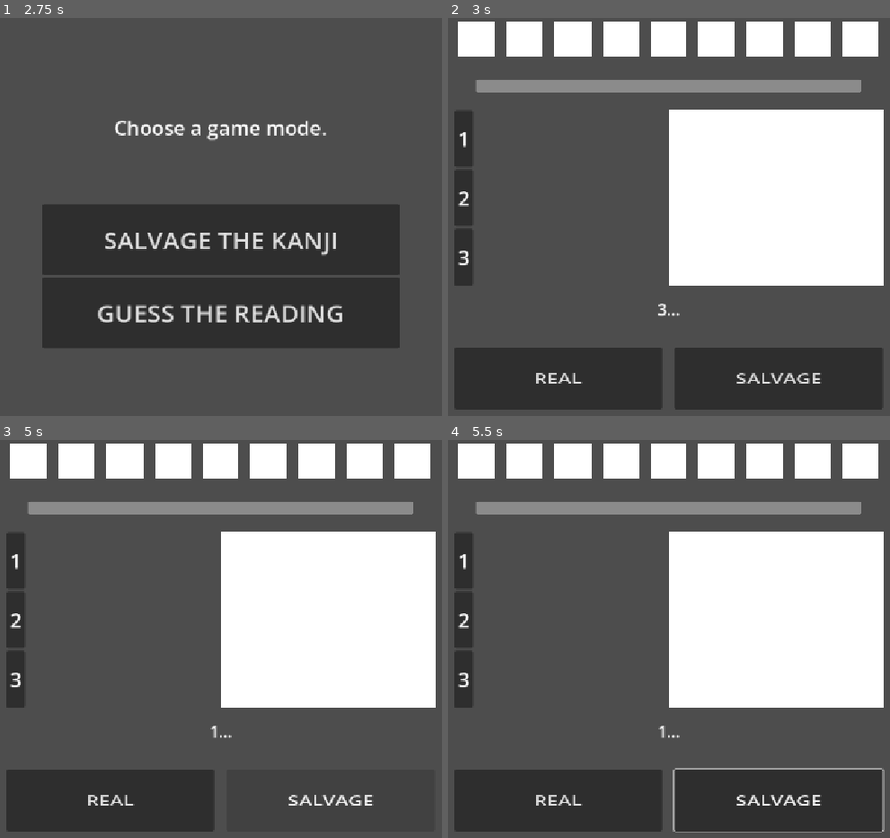
Above: before the commit, frames 1-4 (two rows, left to right).
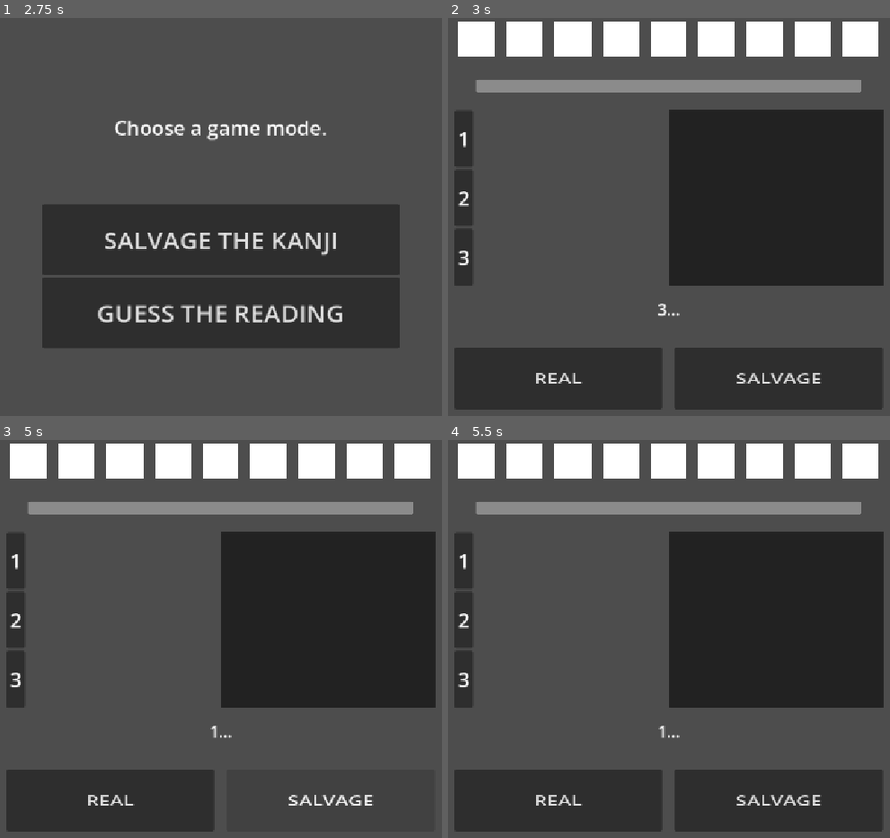
Above: after the commit, the same moments.

Repository: LeYohan-rgb/salvage_the_kanji
Game: Godot game, scene res://Scenes/initial_screen.tscn
Two runs of this game, one before a commit and one after it. Both use one fixed random seed, a clock stepped at 60 frames per second and the inputs below.
Inputs (mouse positions are in pixels of both pictures, inside the frame that each line leads up to):
- Up to frame 1 (2.75 s): click "PLAY" at 0.5 s; click "PLAY" at 1.25 s; click "PLAY" at 2 s
- Up to frame 2 (3 s): click "SALVAGE THE KANJI" at 2.75 s
- Up to frame 3 (5 s): click "REAL" at 3.5 s; click "SALVAGE" at 4.25 s
- Up to frame 4 (5.5 s): tap Enter at 5 s; move the mouse to (828, 623) at 5.02 s; hold Right from 5.03 s (still down); tap Alt at 5.1 s; click (828, 623) at 5.17 s

Frame 1 is identical in both runs. In frame 2, 21% of the frame differs, in the area x 50-99%, y 23-68%; in frame 3, 21%; in frame 4, 22%, in the area x 50-99%, y 23-99%.

Commit message:
Added kanji loop game feature

Diff:
--- a/Scenes/salvage_arena.tscn
+++ b/Scenes/salvage_arena.tscn
@@ -601,6 +601,17 @@
 anchor_bottom = 1.0
 grow_horizontal = 2
 grow_vertical = 2
+color = Color(0.15127608, 0.15127608, 0.15127608, 1)
+
+[node name="kanji_box_btn" type="Button" parent="main_container/center_container/kanji_container/kanji_box_container" unique_id=472142869]
+layout_mode = 1
+anchors_preset = 15
+anchor_right = 1.0
+anchor_bottom = 1.0
+grow_horizontal = 2
+grow_vertical = 2
+theme_override_font_sizes/font_size = 48
+disabled = true
 
 [node name="message_container" type="Control" parent="main_container/center_container" unique_id=195211423]
 layout_mode = 2
@@ -645,3 +656,5 @@
 [node name="Control3" type="Control" parent="main_container" unique_id=1103943657]
 layout_mode = 2
 size_flags_horizontal = 3
+
+[connection signal="timeout" from="timers/kanji_timer" to="." method="_on_kanji_timer_timeout"]
--- a/Scripts/salvage_arena.gd
+++ b/Scripts/salvage_arena.gd
@@ -9,11 +9,14 @@
 @onready var radical_slot_1 = $main_container/center_container/kanji_container/radical_list_container/radical_1
 @onready var radical_slot_2 = $main_container/center_container/kanji_container/radical_list_container/radical_2
 @onready var radical_slot_3 = $main_container/center_container/kanji_container/radical_list_container/radical_3
-
+@onready var kanji_box = $main_container/center_container/kanji_container/kanji_box_container/kanji_box_btn
 #GAME VARIABLES
 var game_ten_kanji_dictionary = {}
 var time_per_kanji : float = 10.0
+var current_kanji : int = 0 #0-9
 var game_running = false
+var game_paused = true
+var plr_score = {}
 
 
 # Called when the node enters the scene tree for the first time.
@@ -21,6 +24,16 @@
 	kanji_time_bar.max_value = time_per_kanji
 	kanji_time_bar.value = time_per_kanji
 	begin_starting_countdown()
+
+	#DEFINE PLAYER SCORE
+	for i in range(10):
+		plr_score[i] = {
+			"time_taken" : 0.0,
+			"true_or_false" : false,
+			"real_or_salvage": 0, #0 nothing, 1 real, 2 salvage
+			"kanji_score": 0.0,
+			"original_kanji_score": 0.0,
+		}
 
 # Called every frame. 'delta' is the elapsed time since the previous frame.
 func _process(delta: float) -> void:
@@ -53,21 +66,30 @@
 		game_ten_kanji_dictionary[i] = {
 			"kanji_index" = kanji_randomized_index[i],
 			"true_or_false" = true,
+			"structure" = Global.kanji[kanji_randomized_index[i]]["structure"],
+			"difficulty" = Global.kanji[kanji_randomized_index[i]]["grade"]
 		}
 
 	print(game_ten_kanji_dictionary)
 
 	game_running = true
+	game_paused = false
+	current_kanji = 0
 	#START WITH THE FIRST KANJI
 	reproduce_kanji(game_ten_kanji_dictionary[0])
 
 func reproduce_kanji(kanji):
 	kanji_timer.start(time_per_kanji)
 
+	configure_kanji_box(kanji["structure"])
+
 	if kanji["true_or_false"] == true:
 		configure_radicals(kanji["kanji_index"])
 	else:
 		pass
+
+func configure_kanji_box(kanji_struc):
+	kanji_box.text = str(kanji_struc)
 
 func configure_radicals(index):
 	var kanji_structure = Global.kanji[index]["structure"]
@@ -144,3 +166,31 @@
 		return 3
 	else:
 		return 4
+
+
+func _on_kanji_timer_timeout() -> void:
+	ran_out_of_time()
+
+func ran_out_of_time():
+	plr_score[current_kanji]["time_taken"] = time_per_kanji
+	plr_score[current_kanji]["true_or_false"] = game_ten_kanji_dictionary[current_kanji]["true_or_false"]
+	plr_score[current_kanji]["real_or_salvage"] = 0
+	plr_score[current_kanji]["kanji_score"] = 0
+	plr_score[current_kanji]["original_kanji_score"] = game_ten_kanji_dictionary[current_kanji]["difficulty"]
+
+	interlude_scene(0)
+
+func interlude_scene(outcome):
+	#ran out of time
+	if outcome == 0:
+		game_paused = true
+		message_lbl.text = "Ran out of time!"
+		await get_tree().create_timer(1.0).timeout
+
+	if current_kanji != 9:
+		current_kanji += 1
+		message_lbl.text = ""
+		game_paused = false
+		reproduce_kanji(game_ten_kanji_dictionary[current_kanji])
+	else:
+		pass
